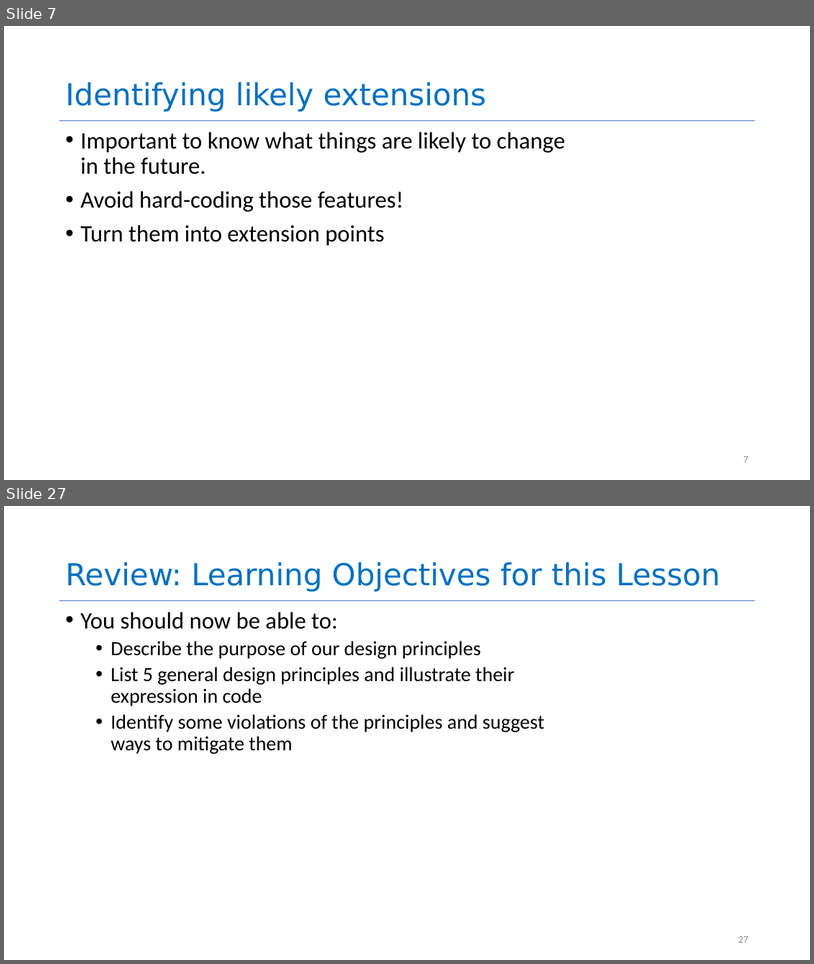
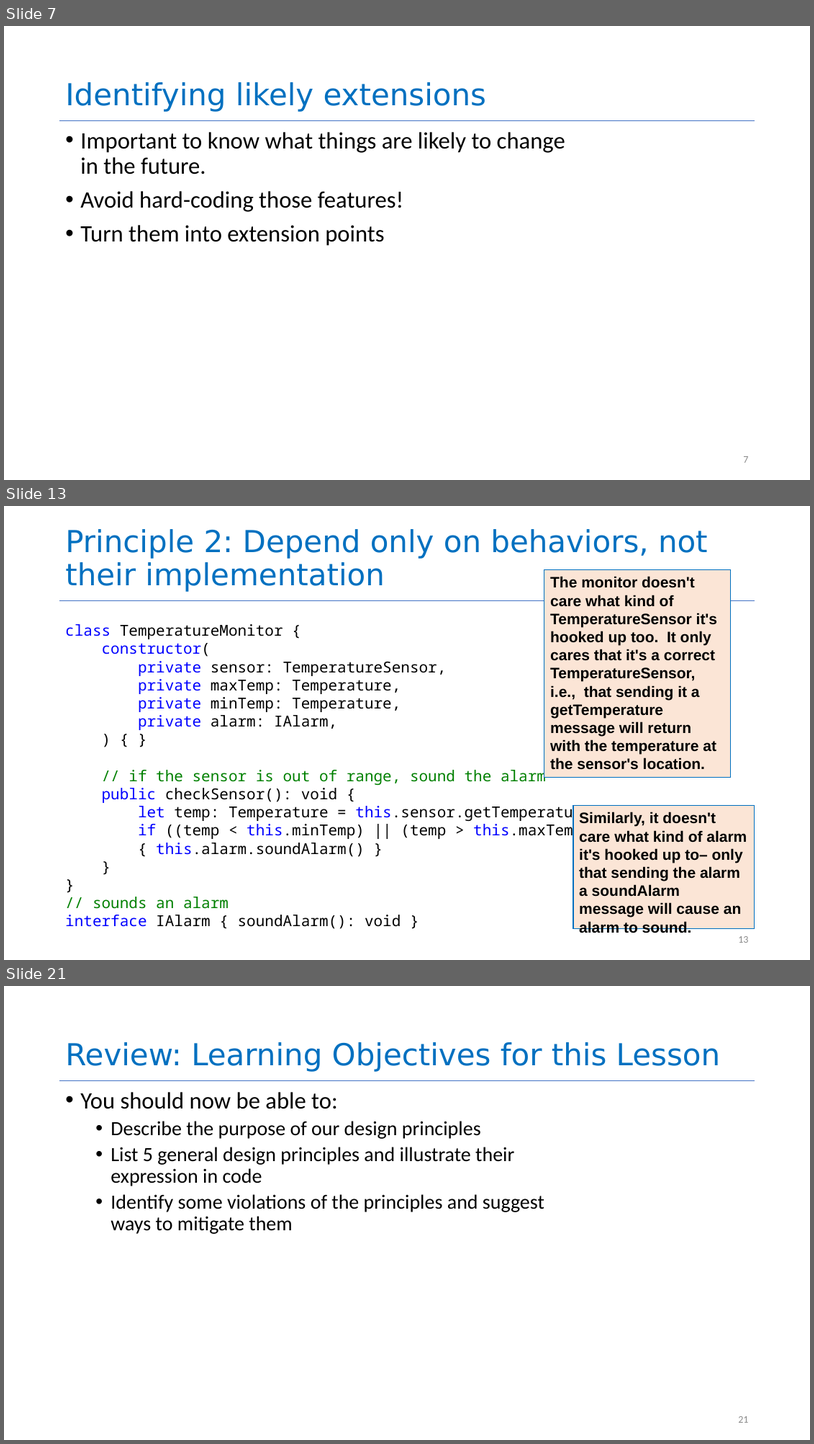
Before and after one commit to neu-se/CS4530-CS5500-Spring-2021, a slide deck: Slides/Lesson 1.3 Object-Oriented Principles.pptx. Shown one above the other, each under a label of ours: slides 7 and 27 before the commit, slides 7, 13 and 21 after it; the slides between them are not shown. The pictures are 814x964 and 814x1444 pixels, drawn with LibreOffice and Linux fonts; fonts in the diff are those of the drawing. Boxes give left, top, right and bottom in pixels: in the first picture for what was removed or moved away, otherwise in the second. Text is boxed around its words. In the diff, an @@ line names an element or a change of style, - is before the commit and + after.

```diff
--- a/Slides/Lesson 1.3 Object-Oriented Principles.pptx
+++ b/Slides/Lesson 1.3 Object-Oriented Principles.pptx
@@ slide 13 added at (4, 506, 810, 960), background #FFFFFF; not listed: 1 template element that a slide beside it also shows @@
@@ title added at (65, 529, 708, 592), 36 pt, text #0070C0 @@
+Principle 2: Depend only on behaviors, not their implementation
@@ rectangle added at (545, 570, 731, 777), fill #FBE5D6, outline #0070C0 1 pt, 18 pt, text #000000, bold @@
+The monitor doesn't care what kind of TemperatureSensor it's hooked up too. It only cares that it's a correct TemperatureSensor, i.e., that sending it a getTemperature message will return with the temperature at the sensor's location.
@@ text added at (65, 624, 610, 929), 18 pt, text #000000 @@
+class TemperatureMonitor {
+constructor(
+private sensor: TemperatureSensor,
+private maxTemp: Temperature,
+private minTemp: Temperature,
+private alarm: IAlarm,
+) { }
+// if the sensor is out of range, sound the alarm
+public checkSensor(): void {
+let temp: Temperature = this.sensor.getTemperature()
+if ((temp < this.minTemp) || (temp > this.maxTemp))
+{ this.alarm.soundAlarm() }
+}
+}
+// sounds an alarm
+interface IAlarm { soundAlarm(): void }
@@ rectangle added at (574, 806, 756, 928), fill #FBE5D6, outline #0070C0 1 pt, 18 pt, text #000000, bold @@
+Similarly, it doesn't care what kind of alarm it's hooked up to– only that sending the alarm a soundAlarm message will cause an alarm to sound.
@@ page number added at (738, 936, 748, 942), 12 pt, text #8C8C8C @@
+13
@@ what was slide 27 is now slide 21 @@
@@ page number at (738, 1416, 748, 1422): text changed @@
-27
+21
```
Also in this commit, not shown: 3 slides changed, 10 other slides added, 17 slides removed, 1 other file.
